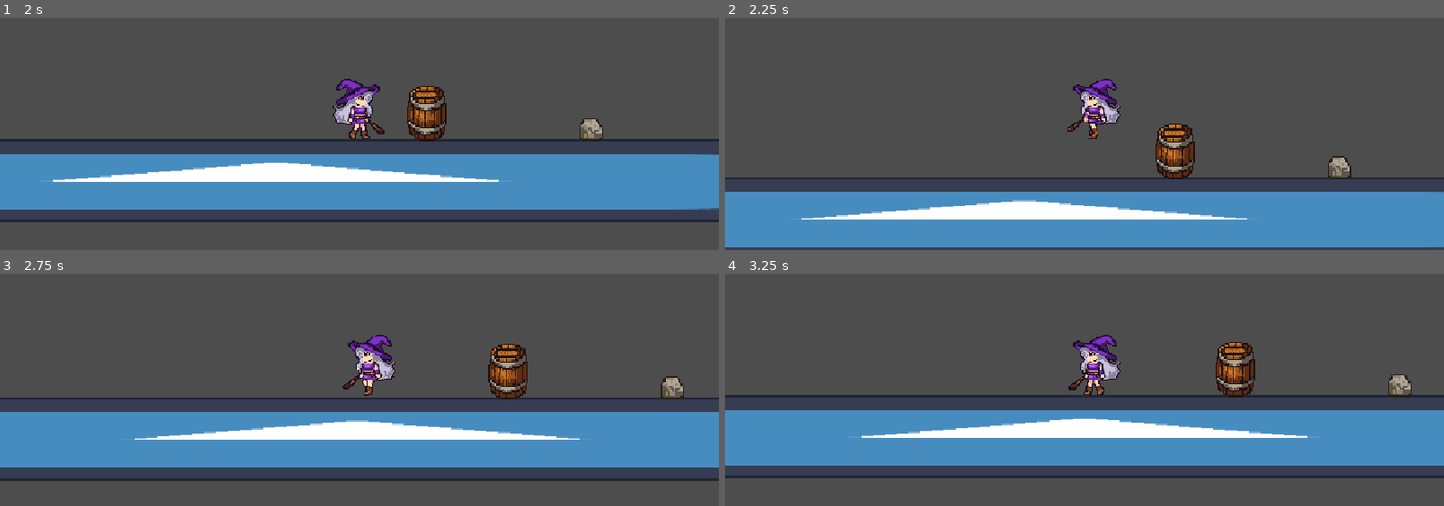
Above: before the commit, frames 1-4 (two rows, left to right).
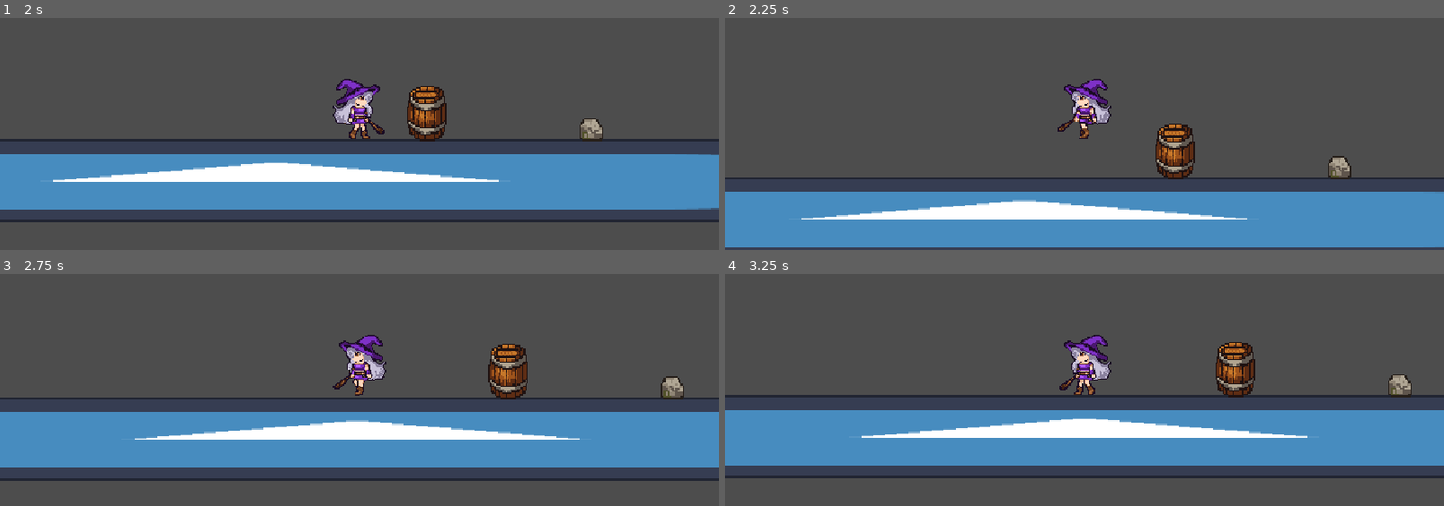
Above: after the commit, the same moments.

Repository: komura-athushi/The-Witch-s-Strange-Adventure
Game: Godot game, scene res://assets/levels/stages/Stage.tscn
Same seed, same stepped clock (60 frames per second), same inputs: the game is played once before the commit and once after it. The engine's default icon, where the game draws it, is replaced by a stand-in: a white triangle on a blue panel in a dark square.
Inputs (mouse positions are in pixels of both pictures, inside the frame that each line leads up to):
- Up to frame 1 (2 s): tap Enter at 0.5 s; move the mouse to (517, 20) at 0.52 s; hold D (move_right) 0.53-1.25 s; click (517, 20) at 0.67 s; tap Space (jump) at 0.77 s; drag from (215, 62) to (359, 113) at 1.27 s
- Up to frame 2 (2.25 s): tap Space (jump) at 2 s; move the mouse to (outside the picture) at 2.02 s; hold A (move_left) from 2.03 s (still down)
- Up to frame 3 (2.75 s): keep holding A (move_left)
- Up to frame 4 (3.25 s): release A (move_left) at 2.75 s; drag from (1048, 380) to (1400, 385) at 2.77 s

Frame 1 is identical in both runs. In frame 2, 1.3% of the frame differs, in the area x 46-55%, y 26-53%; in frame 3, 1.3%; in frame 4, 1.3%.

Commit message:
Spriteの向き変更改善

Diff:
--- a/assets/characters/player/Player.gd
+++ b/assets/characters/player/Player.gd
@@ -8,9 +8,11 @@
 
 @onready var hold_socket: Marker2D = $HoldSocket
 @onready var interaction_detector: Area2D = $InteractionDetector
-@onready var sprite2D = $AnimatedSprite2D
+@onready var visual: Node2D = $Visual
+@onready var sprite2D = $Visual/AnimatedSprite2D
 var nearby_interactables: Array[Node] = []
 var held_item: PickupItem = null
+
 
 var ANIM_THRESHOLD = 5.0
 
@@ -27,6 +29,8 @@
 
 	# アニメーション更新
 	_update_animation()
+	# 向き更新
+	_update_direction(velocity.x)
 
 	move_and_slide()
 
@@ -35,9 +39,14 @@
 		sprite2D.animation = "walk"
 
 		sprite2D.play()
-		sprite2D.flip_h = velocity.x < 0
 	else:
 		sprite2D.stop()
+
+func _update_direction(direction_x: float) -> void:
+	if direction_x < 0:
+		visual.scale.x = -1
+	elif direction_x > 0:
+		visual.scale.x = 1
 
 # 横移動
 func _apply_horizontal_movement() -> void:
--- a/assets/characters/player/player.tscn
+++ b/assets/characters/player/player.tscn
@@ -55,7 +55,9 @@
 script = ExtResource("1_prble")
 config = ExtResource("2_c1sar")
 
-[node name="AnimatedSprite2D" type="AnimatedSprite2D" parent="." unique_id=346901509]
+[node name="Visual" type="Node2D" parent="." unique_id=156133951]
+
+[node name="AnimatedSprite2D" type="AnimatedSprite2D" parent="Visual" unique_id=346901509]
 position = Vector2(4, -3)
 scale = Vector2(0.22, 0.22)
 sprite_frames = SubResource("SpriteFrames_xfu5q")
